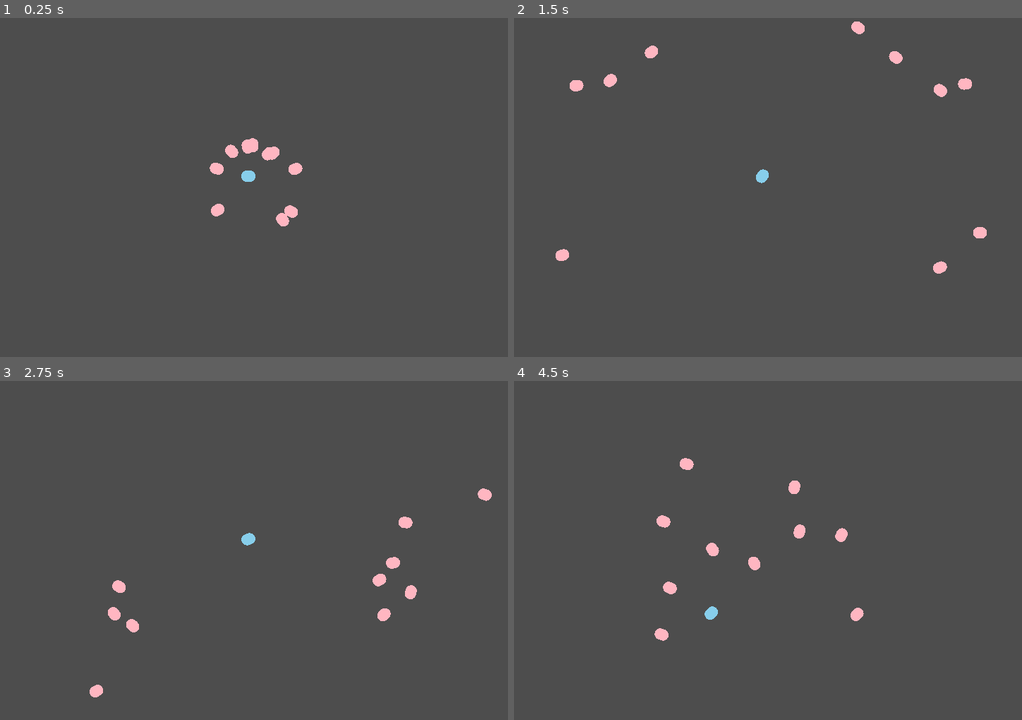
Above: before the commit, frames 1-4 (two rows, left to right).
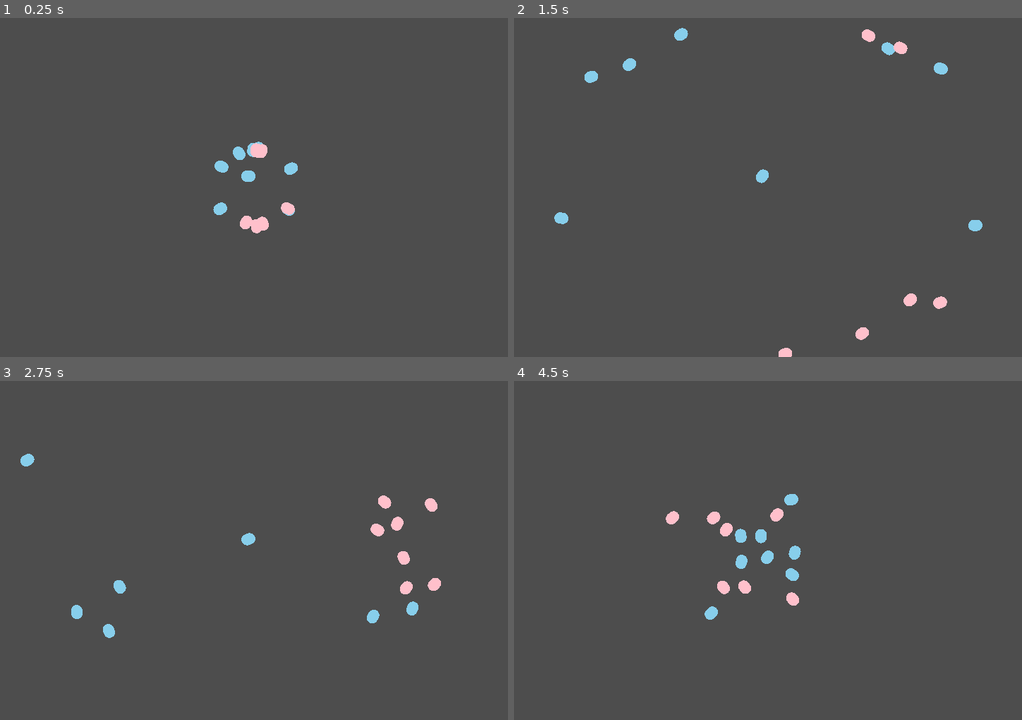
Above: after the commit, the same moments.

Repository: stevemjcu/Pond
Game: Godot game, scene res://scenes/main.tscn
Two runs of this game, one before a commit and one after it. Both use one fixed random seed, a clock stepped at 60 frames per second and the inputs below.
Inputs:
- Up to frame 1 (0.25 s): no input
- Up to frame 2 (1.5 s): hold D (right) 0.53-1.28 s; hold A (left) from 1.28 s (still down)
- Up to frame 3 (2.75 s): release A (left) at 2.03 s; hold D (right) from 2.03 s (still down)
- Up to frame 4 (4.5 s): release D (right) at 2.78 s; hold W (forward) 2.78-3.53 s; hold A (left) from 3.53 s (still down)

The runs differ from the first frame. In frame 1, 1.0% of the frame differs, in the area x 41-60%, y 35-64%; in frame 2, 1.7%; in frame 3, 1.6%; in frame 4, 1.8%, in the area x 27-69%, y 22-77%.

Commit message:
Add second swarm

Diff:
--- a/scripts/boid.gd
+++ b/scripts/boid.gd
@@ -11,15 +11,16 @@
 @export var turn_factor := 700
 @export var avoid_factor := 20
 @export var match_factor := 2
-@export var approach_factor := 0.5
+@export var approach_factor := 2
 
 @export var color := Color.LIGHT_PINK
-@export var margin = 100
+@export var margin := 100
 
 
-var group := "boid"
+var group: String
 var protected_neighbors: Array[Node2D]
 var visible_neighbors: Array[Node2D]
+
 
 #region Rules
 
@@ -95,13 +96,13 @@
 
 
 func control_speed() -> void:
-	var speed = clampf(velocity.length(), min_speed, max_speed)
+	var speed := clampf(velocity.length(), min_speed, max_speed)
 	velocity = velocity.normalized() * speed
 
 
 func _physics_process(delta: float) -> void:
 	detect_neighbors()
-	var impulse = Vector2.ZERO
+	var impulse := Vector2.ZERO
 	# TODO: Visualize impulses for debugging
 	impulse += avoid_screen_edge()
 	impulse += avoid_neighbors()
--- a/scripts/main.gd
+++ b/scripts/main.gd
@@ -5,10 +5,20 @@
 
 
 func _ready() -> void:
-	for i in range(10):
+	for i in range(7):
 		var boid := boid_scene.instantiate() as Boid
 		boid.position = get_viewport_rect().get_center()
 		boid.velocity = Vector2.from_angle(randf_range(0, 2 * PI))
+		boid.group = "a"
+		boid.color = Color.SKY_BLUE
+		add_child(boid)
+
+	for i in range(7):
+		var boid := boid_scene.instantiate() as Boid
+		boid.position = get_viewport_rect().get_center()
+		boid.velocity = Vector2.from_angle(randf_range(0, 2 * PI))
+		boid.group = "b"
+		boid.color = Color.PINK
 		add_child(boid)
 
 
--- a/scripts/player.gd
+++ b/scripts/player.gd
@@ -11,7 +11,7 @@
 
 
 func _ready() -> void:
-	add_to_group("boid")
+	add_to_group("a")
 
 
 func handle_input() -> void:
@@ -46,4 +46,3 @@
 	var shape := $CollisionShape2D.shape as CapsuleShape2D
 	var span := Vector2.RIGHT * (shape.height - shape.radius * 2)
 	draw_circline(span / -2, span / 2, shape.radius, color)
-	# TODO: Squash, stretch, and tails!
